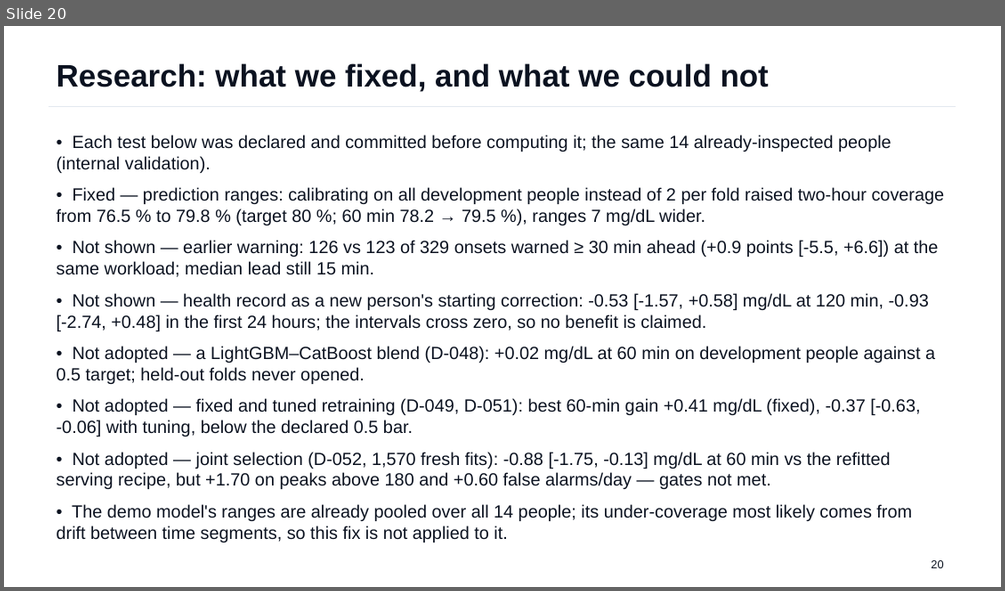
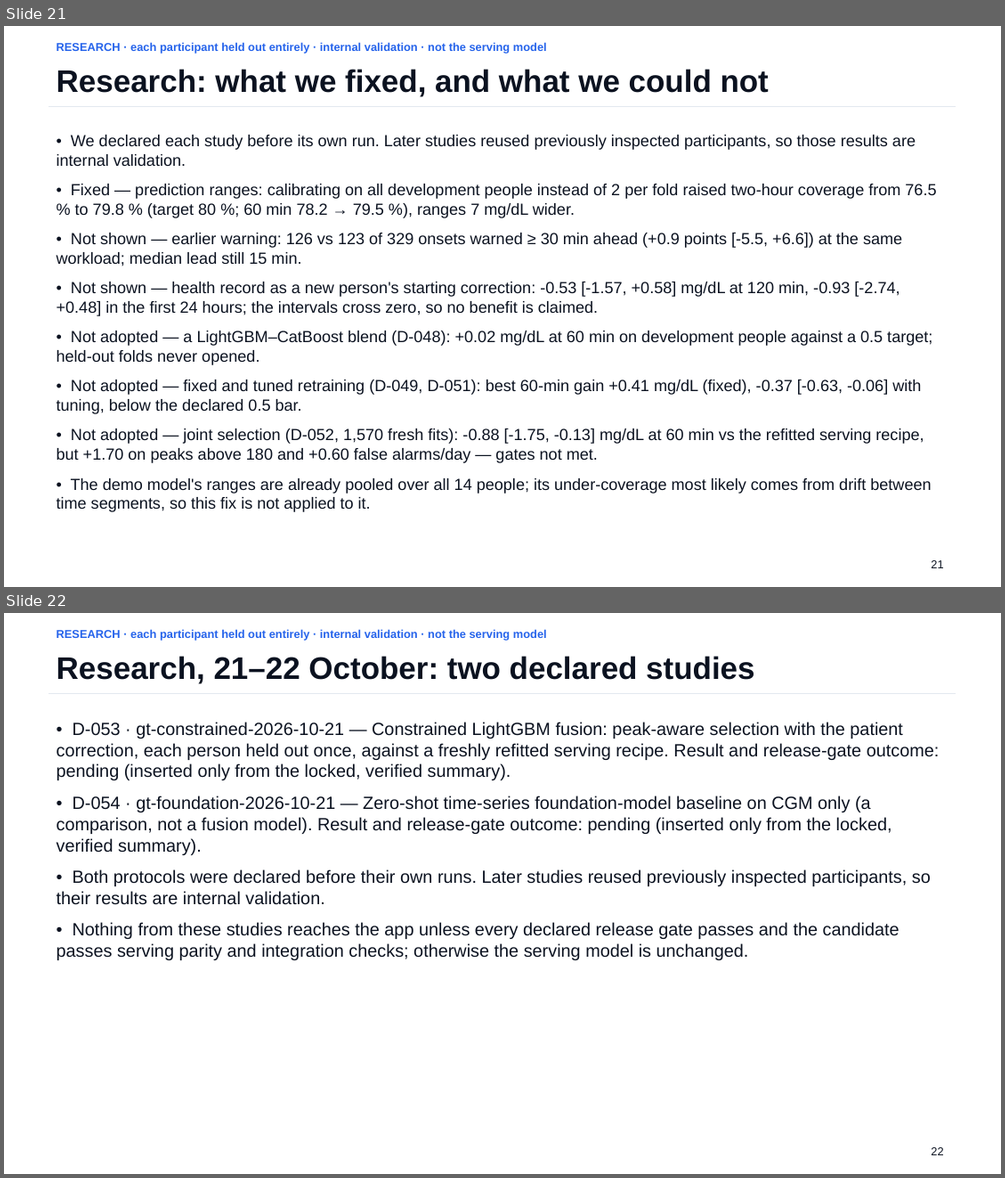
Before and after one commit to Avi36005/DigitalTwin-Challenge-Kryptonite, a slide deck: docs/submission/GlucoTwin_Presentation.pptx. Shown one above the other, each under a label of ours: slide 20 before the commit, slides 21 and 22 after it. The pictures are 1005x591 and 1005x1178 pixels, drawn with LibreOffice and Linux fonts; fonts in the diff are those of the drawing. Boxes give left, top, right and bottom in pixels: in the first picture for what was removed or moved away, otherwise in the second. Text is boxed around its words. In the diff, an @@ line names an element or a change of style, - is before the commit and + after.

Commit message:
submission: deck separates serving, participant-held-out and external evidence; results overview; pending D-053/D-054 slots; architecture marks bounded update, review ledger and research-only candidates; data opportunity check

```diff
--- a/docs/submission/GlucoTwin_Presentation.pptx
+++ b/docs/submission/GlucoTwin_Presentation.pptx
@@ slide 22 added at (4, 613, 1001, 1174), background #FFFFFF @@
@@ text added at (57, 629, 547, 641), 11 pt, text #2563EB, bold @@
+RESEARCH · each participant held out entirely · internal validation · not the serving model
@@ text added at (57, 656, 754, 684), 30 pt, text #0B1220, bold @@
+Research, 21–22 October: two declared studies
@@ line added from (48, 694) to (956, 694), #E3E8EF 0.75 pt @@
@@ text added at (57, 722, 939, 960), 17 pt, text #0B1220 @@
+• D-053 · gt-constrained-2026-10-21 — Constrained LightGBM fusion: peak-aware selection with the patient correction, each person held out once, against a freshly refitted serving recipe. Result and release-gate outcome: pending (inserted only from the locked, verified summary).
+• D-054 · gt-foundation-2026-10-21 — Zero-shot time-series foundation-model baseline on CGM only (a comparison, not a fusion model). Result and release-gate outcome: pending (inserted only from the locked, verified summary).
+• Both protocols were declared before their own runs. Later studies reused previously inspected participants, so their results are internal validation.
+• Nothing from these studies reaches the app unless every declared release gate passes and the candidate passes serving parity and integration checks; otherwise the serving model is unchanged.
@@ text added at (930, 1147, 943, 1155), 11 pt, text #0B1220 @@
+22
@@ what was slide 20 is now slide 21 @@
@@ slide 21 changed as well @@
@@ text added at (57, 42, 547, 54), 11 pt, text #2563EB, bold @@
+RESEARCH · each participant held out entirely · internal validation · not the serving model
@@ text "Research: what we fixed, and ...": place and size @@
-text "Research: what we fixed, and ..." at (57, 63, 769, 92)
+text "Research: what we fixed, and ..." at (57, 69, 769, 97)
@@ text at (57, 135, 915, 166): text changed; size 17 to 15.5 pt @@
-• Each test below was declared and committed before computing it; the same 14 already-inspected people (internal validation).
+• We declared each study before its own run. Later studies reused previously inspected participants, so those results are internal validation.
@@ text at (57, 184, 936, 512): size 17 to 15.5 pt in "• Fixed — prediction ranges: calibrating on ...", "• Not shown — earlier warning: 126 ...", "• Not shown — health record as ...", "• Not adopted — a LightGBM–CatBoost blend ..." and 3 more places @@
@@ text at (930, 560, 943, 568): text changed @@
-20
+21
```
Also in this commit, not shown: 22 other slides changed, 2 other slides added, 6 other files.
